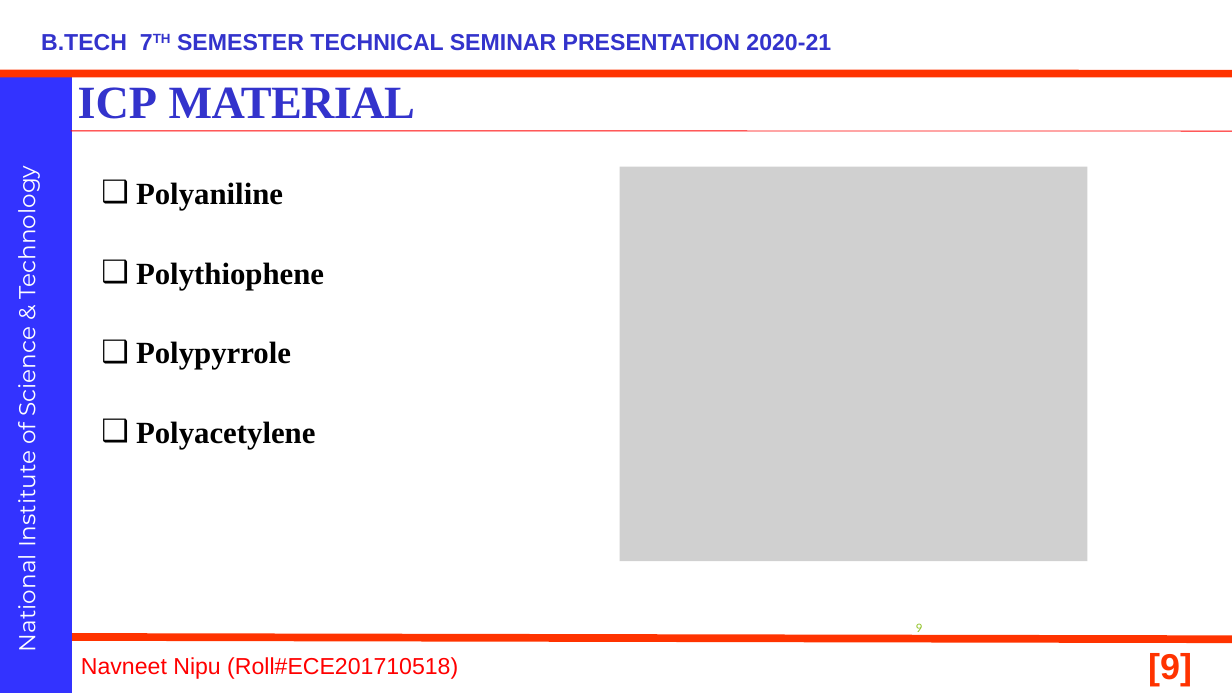
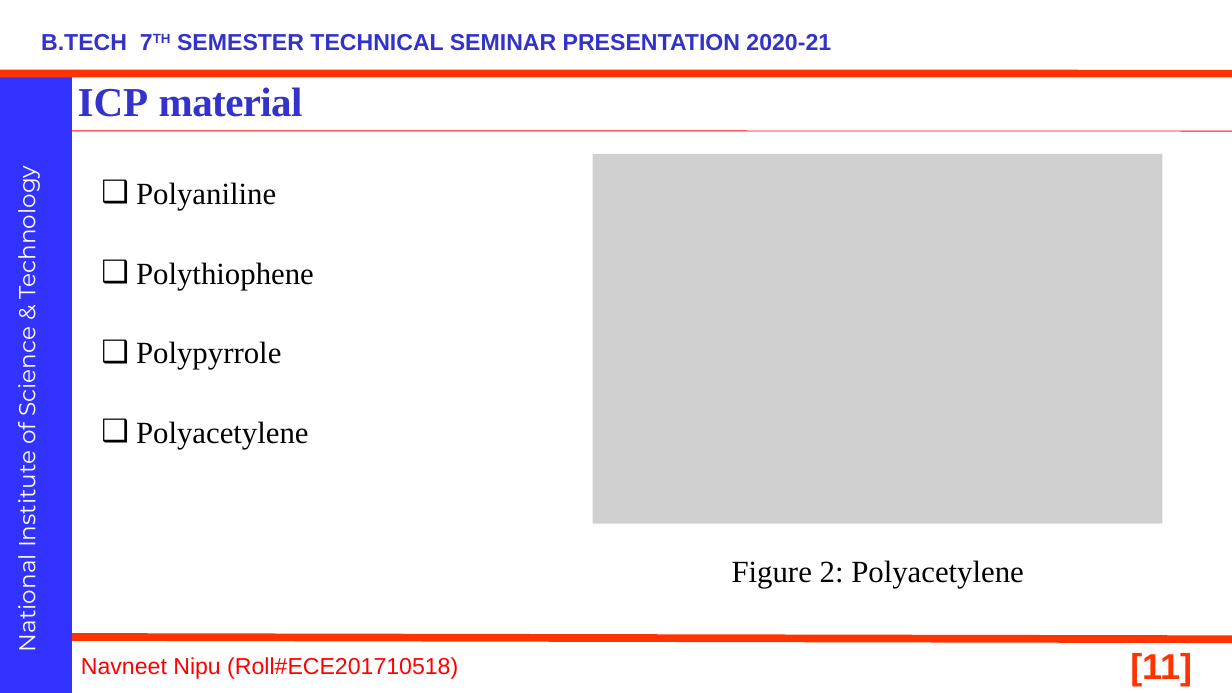
Before and after one commit to navneetnipu/BTECH_SEMINAR, a slide deck: slide 11 of seminar ppt.pptx (slide 9 before the commit). Drawn at 1232x693 pixels with LibreOffice and Linux fonts; fonts in the diff are those of the drawing; grey boxes stand for pictures; background and template pictures are left out. Boxes give left, top, right and bottom in pixels: in the first picture for what was removed or moved away, otherwise in the second. Text is boxed around its words. In the diff, an @@ line names an element or a change of style, - is before the commit and + after.

```diff
--- a/seminar ppt.pptx
+++ b/seminar ppt.pptx
@@ title at (78, 87, 303, 117): text changed; size 36 to 32 pt @@
-ICP MATERIAL
+ICP material
@@ text "Polyaniline" at (136, 182, 314, 449): bold off; alignment left to justified @@
@@ picture: place and size @@
-picture at (620, 166, 1088, 561)
+picture at (592, 154, 1163, 524)
@@ text added at (732, 560, 1024, 588), 24 pt, text #000000 @@
+Figure 2: Polyacetylene
@@ page number removed at (916, 623, 923, 632) @@
-9
@@ page number at (1130, 653, 1192, 686): text changed @@
-[9]
+[11]
```
Also in this commit, not shown: 19 other slides changed, 7 slides added, 1 slide removed, 1 other file.
